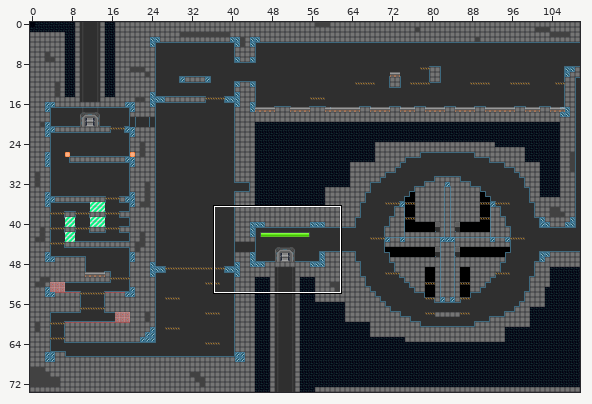
One commit to this Tiled map: proj/assets/dat/level7.tmx. The picture above shows the old version from afar; the outline marks the close-up.
Close-up. First the earlier version:
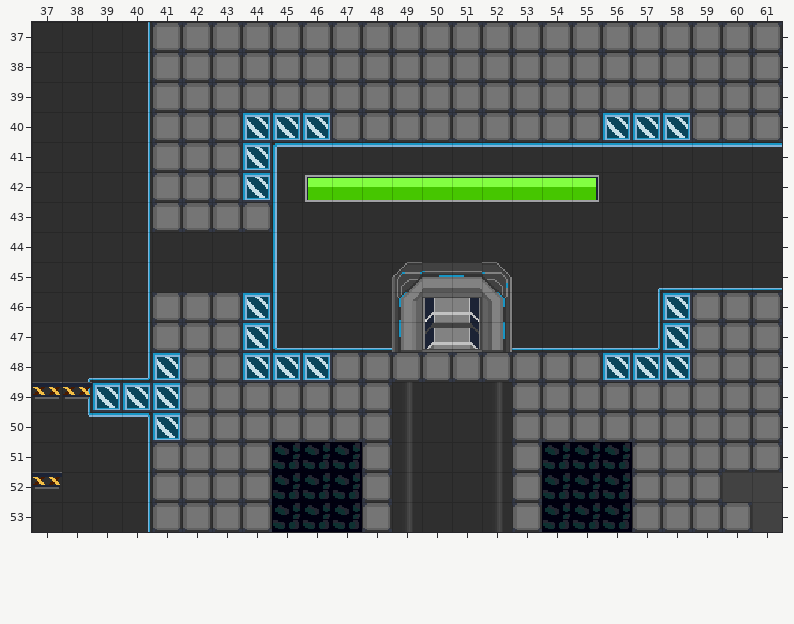
Cells are 20x20 px. Shown: x 37..61, y 37..53. The commit also changed other parts of the map, which this record leaves out.
The same view after the edit:
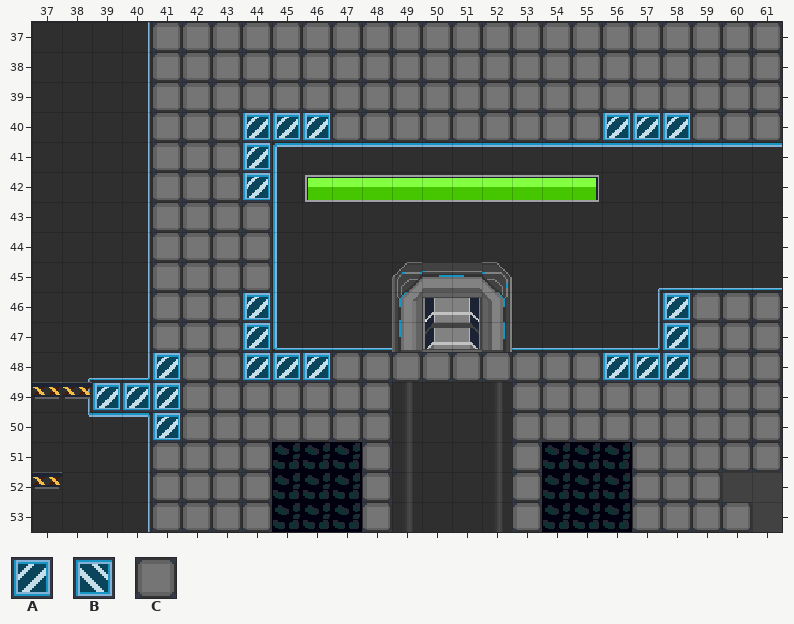
Key: from "defTile": A 19, B 19 turned 90, C 20.
_ is an empty cell, . an unchanged one.
From old to new:
--- layer "tile"
@@ x 44..58 @@
-40 BBB.........BBB
-41 B..............
-42 B..............
+40 AAA.........AAA
+41 A..............
+42 A..............
@@ x 39..58 @@
-44 ..____..............
-45 ..____..............
-46 .....B.............B
-47 .....B.............B
-48 ..B..BBB.........BBB
-49 BBB.................
-50 ..B.................
+44 ..CCCC..............
+45 ..CCCC..............
+46 .....A.............A
+47 .....A.............A
+48 ..A..AAA.........AAA
+49 AAA.................
+50 ..A.................
Boxes around the changes in both close-ups, in picture pixels (x1, y1, x2, y2):
changed: (245, 113, 330, 200)
changed: (605, 113, 690, 140)
changed: (95, 232, 330, 440)
changed: (605, 293, 690, 380)
